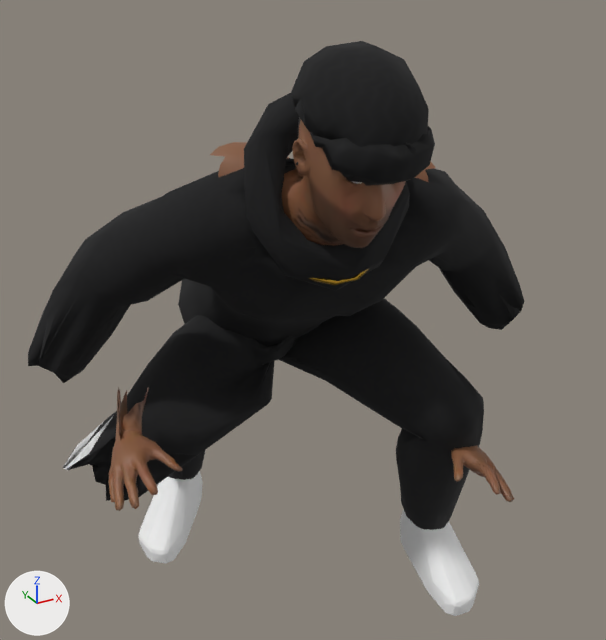
Before and after pictures for a commit that changed the glTF model characters/exports/gang_tama_crowd.glb.
Camera for both pictures: a 50 mm camera at (-0.761, -1.387, 1.293) aimed at (-0.031, -0.061, 0.63). Lighting does not change. The marker at lower left points along +X, +Y and +Z. The picture after the commit comes second. Both versions are drawn at frame 0 of the action 'jump'; the numbers are the values there. Vertices at exactly the same position are counted once.

Names of what the first picture shows: 'gang_tama_crowd'.
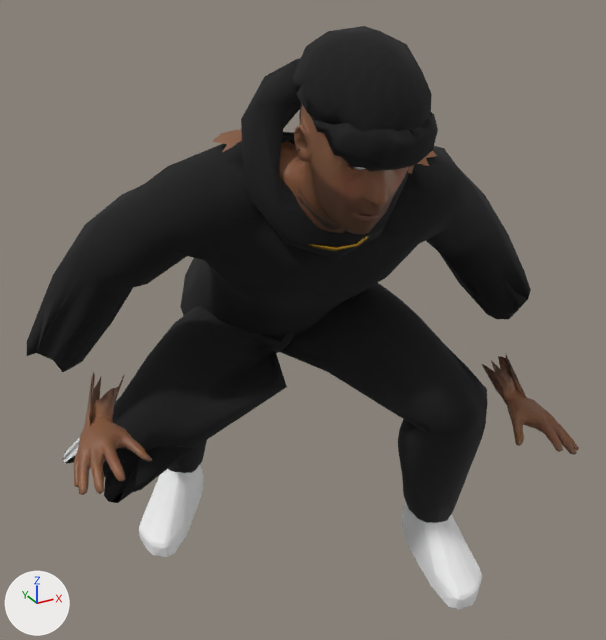
Location of each change, (x1, y1, x2, y2) in pixels of the pictures (606 x 640 px; the box of a moved part takes in the faces that stretch with it):
'gang_tama_crowd', reshaped (11% wider): before (28, 41, 524, 616); after (27, 26, 579, 610)
part 1 of me_gang_tama_body_017, moved or reshaped: before (108, 387, 183, 511); after (74, 372, 152, 495)
part 2 of me_gang_tama_body_017, moved or reshaped: before (451, 446, 514, 502); after (482, 355, 579, 455)
part 3 of me_gang_tama_body_017, moved or reshaped (mostly hidden): before (298, 117, 301, 135); after (299, 103, 302, 119)
part 4 of me_gang_tama_body_017, moved or reshaped: before (28, 158, 524, 383); after (27, 132, 531, 372)
part 5 of me_gang_tama_body_017, moved or reshaped: before (244, 93, 410, 291); after (241, 58, 408, 259)
part 6 of me_gang_tama_body_017, moved or reshaped: before (400, 510, 479, 616); after (402, 503, 482, 610)
part 7 of me_gang_tama_body_017, moved or reshaped: before (138, 471, 203, 563); after (139, 465, 203, 557)
part 8 of me_gang_tama_body_017, moved or reshaped: before (291, 41, 429, 147); after (293, 26, 432, 132)
part 9 of me_gang_tama_body_017, moved or reshaped: before (310, 126, 435, 186); after (311, 112, 438, 171)
part 10 of me_gang_tama_body_017, moved or reshaped (mostly hidden): before (308, 269, 369, 285); after (309, 236, 370, 251)
part 11 of me_gang_tama_body_017, moved or reshaped: before (63, 299, 484, 530); after (62, 283, 488, 523)
part 12 of me_gang_tama_body_017, moved or reshaped: before (210, 119, 436, 248); after (212, 104, 437, 234)

Patch to the scene script:
```diff
--- a/characters/exports/gang_tama_crowd.glb.py
+++ b/characters/exports/gang_tama_crowd.glb.py
@@ me_gang_tama_body_017 @@
 # used by ob_gang_tama_crowd; location = (0.0, 0.0, 0.0)
-me_gang_tama_body_017.from_pydata(...)  # 3712 vertices, 7234 faces; spans x -0.534..0.461, y -0.492..0.35, z 0.001..1.178
+me_gang_tama_body_017.from_pydata(...)  # 3712 vertices, 7234 faces; spans x -0.537..0.459, y -0.495..0.343, z 0.024..1.198
+# me_gang_tama_body_017 part 1: the loose piece of 282 vertices spanning x -0.476..-0.351, y -0.257..-0.029, z 0.427..0.574 is turned 6.7 degrees about the y axis through its middle, then moved by (-0.05, -0.003, 0.046)
+# me_gang_tama_body_017 part 2: the loose piece of 277 vertices spanning x 0.091..0.212, y -0.468..-0.236, z 0.356..0.505 is turned -15.7 degrees about the y axis through its middle, then moved by (0.133, -0.003, 0.05)
+# me_gang_tama_body_017 part 3: the loose piece of 294 vertices spanning x -0.186..-0.037, y -0.472..-0.261, z 0.99..1.166 is moved by (0.001, -0.003, 0.02)
+# me_gang_tama_body_017 part 4: the loose piece of 450 vertices spanning x -0.534..0.461, y -0.302..0.329, z 0.477..0.985 is multiplied about its middle by the matrix ((0.999, -0.003, 0.023), (-0.004, 0.985, 0.094), (-0.023, -0.094, 0.984)), then moved by (0.0, -0.007, 0.024)
+# me_gang_tama_body_017 part 5: the loose piece of 52 vertices spanning x -0.225..0.045, y -0.321..-0.154, z 0.787..1.104 is multiplied about its middle by the matrix ((0.993, -0.001, 0.023), (-0.001, 0.988, 0.095), (-0.023, -0.095, 0.988)), then moved by (0.006, 0.018, 0.045)
+# me_gang_tama_body_017 part 6: the loose piece of 123 vertices spanning x 0.172..0.288, y -0.339..-0.067, z 0.003..0.155 is moved by (0.0, -0.007, 0.023)
+# me_gang_tama_body_017 part 7: the loose piece of 123 vertices spanning x -0.326..-0.118, y 0.12..0.35, z 0.001..0.153 is moved by (0.0, -0.007, 0.023)
+# me_gang_tama_body_017 part 8: the loose piece of 72 vertices spanning x -0.2..-0.024, y -0.483..-0.266, z 1.014..1.178 is moved by (0.001, -0.003, 0.02)
+# me_gang_tama_body_017 part 9: the loose piece of 55 vertices spanning x -0.204..-0.024, y -0.492..-0.392, z 1.005..1.072 is moved by (0.001, -0.003, 0.02)
+# me_gang_tama_body_017 part 10: the loose piece of 35 vertices spanning x -0.179..0.005, y -0.32..-0.157, z 0.805..0.947 is multiplied about its middle by the matrix ((0.993, -0.001, 0.023), (-0.001, 0.988, 0.095), (-0.023, -0.095, 0.988)), then moved by (0.004, 0.011, 0.046)
+# me_gang_tama_body_017 part 11: 931 of 3712 vertices moved; they spanned x -0.503..0.284, y -0.365..0.344, z 0.105..0.662 and now span x -0.504..0.284, y -0.372..0.337, z 0.128..0.687; mean shift (0.001, -0.007, 0.024); largest move (-0.279, 0.114, 0.468) -> (-0.232, 0.148, 0.522)
+# me_gang_tama_body_017 part 12: 916 of 3712 vertices moved; they spanned x -0.245..0.115, y -0.464..-0.111, z 0.824..1.155 and now span x -0.244..0.113, y -0.467..-0.113, z 0.844..1.176; mean shift (0.001, -0.003, 0.021); largest move (-0.08, -0.213, 0.955) -> (-0.073, -0.196, 0.995)
+# other edits to the shape of me_gang_tama_body_017 do not show in these pictures
 me_gang_tama_body_017.materials.append(mat_skin_gang_tama_body_001)
```
